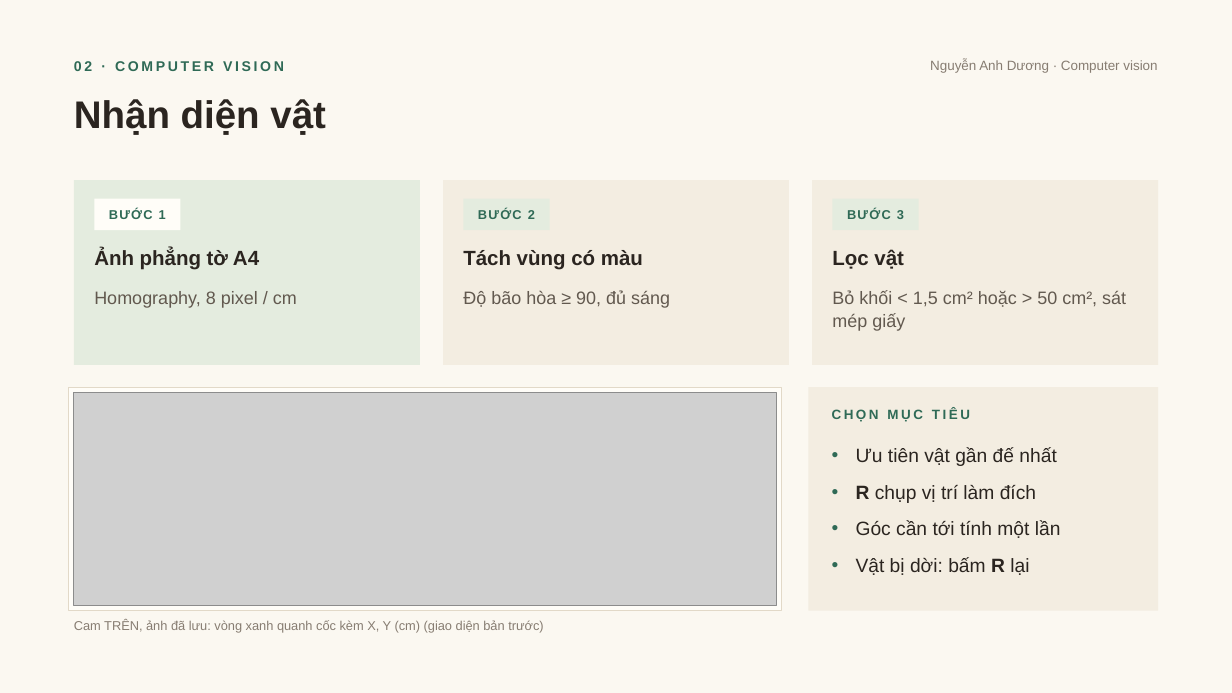
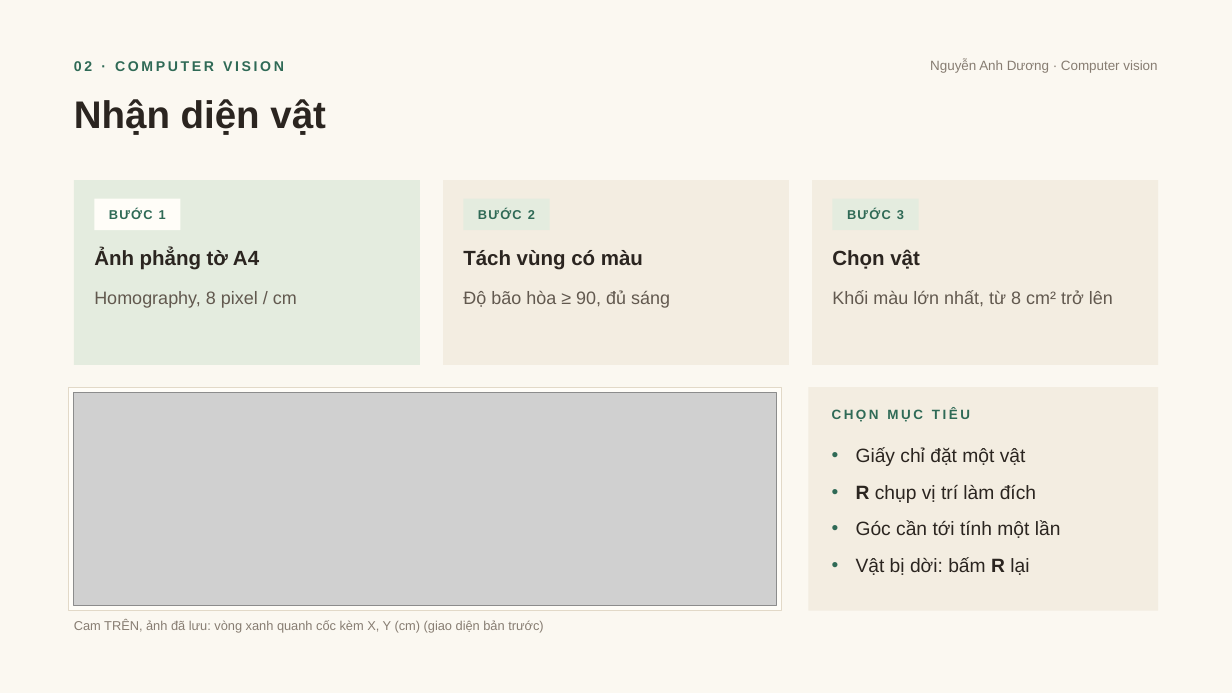
Before and after one commit to DuongNAD/Project_IoT, a slide deck: slide 6 of slides/Phan2_LuongDuLieu_Code.pptx. Drawn at 1232x693 pixels with LibreOffice and Linux fonts; fonts in the diff are those of the drawing; grey boxes stand for pictures. Boxes give left, top, right and bottom in pixels: in the first picture for what was removed or moved away, otherwise in the second. Text is boxed around its words. In the diff, an @@ line names an element or a change of style, - is before the commit and + after.

```diff
--- a/slides/Phan2_LuongDuLieu_Code.pptx
+++ b/slides/Phan2_LuongDuLieu_Code.pptx
@@ text at bbox=[832, 249, 920, 269]: text changed @@
-Lọc vật
+Chọn vật
@@ text at bbox=[832, 290, 1113, 306]: text changed @@
-Bỏ khối < 1,5 cm² hoặc > 50 cm², sát mép giấy
+Khối màu lớn nhất, từ 8 cm² trở lên
@@ text at bbox=[856, 447, 1026, 466]: text changed @@
-• Ưu tiên vật gần đế nhất
+• Giấy chỉ đặt một vật
```
Also in this commit, not shown: 5 other slides changed, 19 other files.
